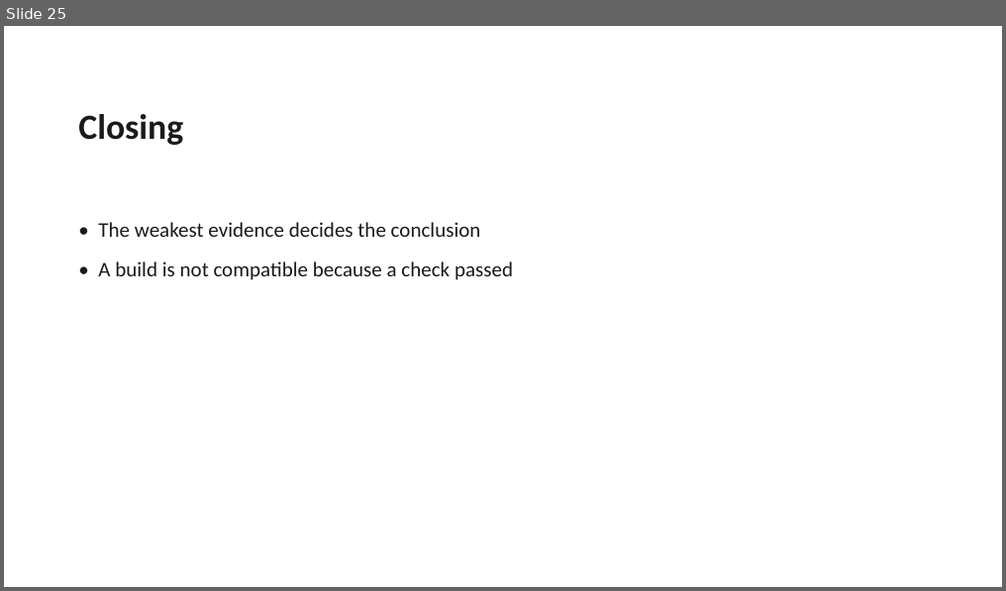
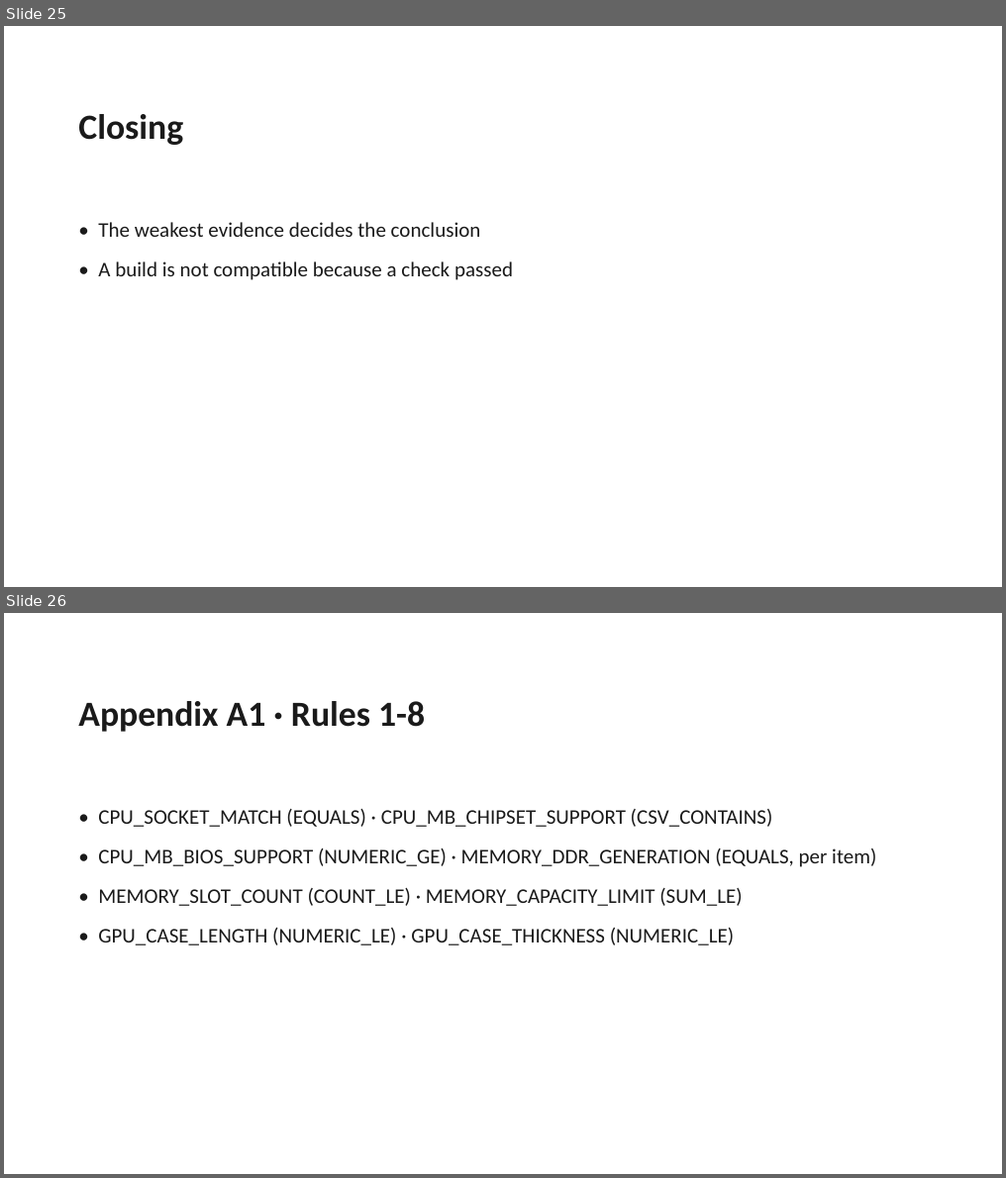
Before and after one commit to pc-buildmate/pcbuildmate, a slide deck: materials/source/Defense_Deck.pptx. Shown one above the other, each under a label of ours: slide 25 before the commit, slides 25 and 26 after it. The pictures are 1006x591 and 1006x1178 pixels, drawn with LibreOffice and Linux fonts; fonts in the diff are those of the drawing. Boxes give left, top, right and bottom in pixels: in the first picture for what was removed or moved away, otherwise in the second. Text is boxed around its words. In the diff, an @@ line names an element or a change of style, - is before the commit and + after.

Commit message:
docs(defense): appendix slides for the three questions most likely to come (#114)
Q&A tends to ask one of three things: how the 15 rules are organised, why
the checks can be trusted, and what is out of scope. Each now has an
appendix slide with one-line answers, kept out of the 15-minute budget and
listed in the outline with the question that should trigger it.

Rendered A1 and C through PowerPoint to confirm the long rule identifiers
fit; the deck is 29 slides, 25 timed plus 4 appendix.

```diff
--- a/materials/source/Defense_Deck.pptx
+++ b/materials/source/Defense_Deck.pptx
@@ slide 26 added at bbox=[4, 613, 1002, 1174], background #FFFFFF @@
@@ text added at bbox=[78, 701, 425, 732], 34 pt, text #1A1A1A, bold @@
+Appendix A1 · Rules 1-8
@@ text added at bbox=[98, 809, 876, 946], 20 pt, text #1A1A1A @@
+• CPU_SOCKET_MATCH (EQUALS) · CPU_MB_CHIPSET_SUPPORT (CSV_CONTAINS)
+• CPU_MB_BIOS_SUPPORT (NUMERIC_GE) · MEMORY_DDR_GENERATION (EQUALS, per item)
+• MEMORY_SLOT_COUNT (COUNT_LE) · MEMORY_CAPACITY_LIMIT (SUM_LE)
+• GPU_CASE_LENGTH (NUMERIC_LE) · GPU_CASE_THICKNESS (NUMERIC_LE)
```
Also in this commit, not shown: 3 other slides added, 1 other file.
